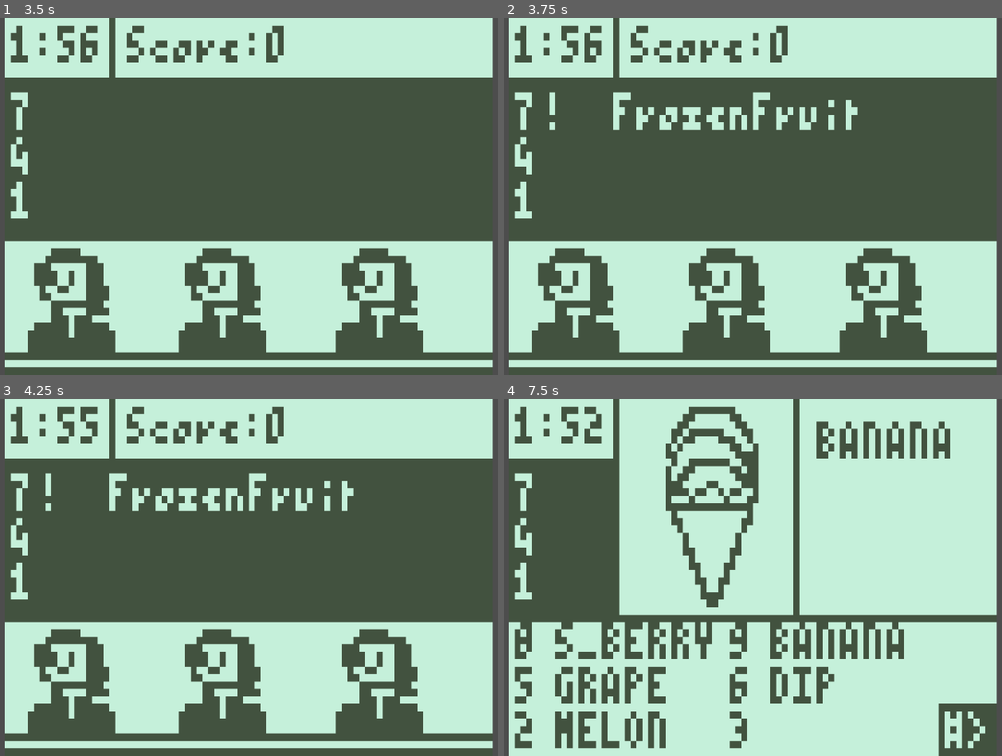
Above: before the commit, frames 1-4 (two rows, left to right).
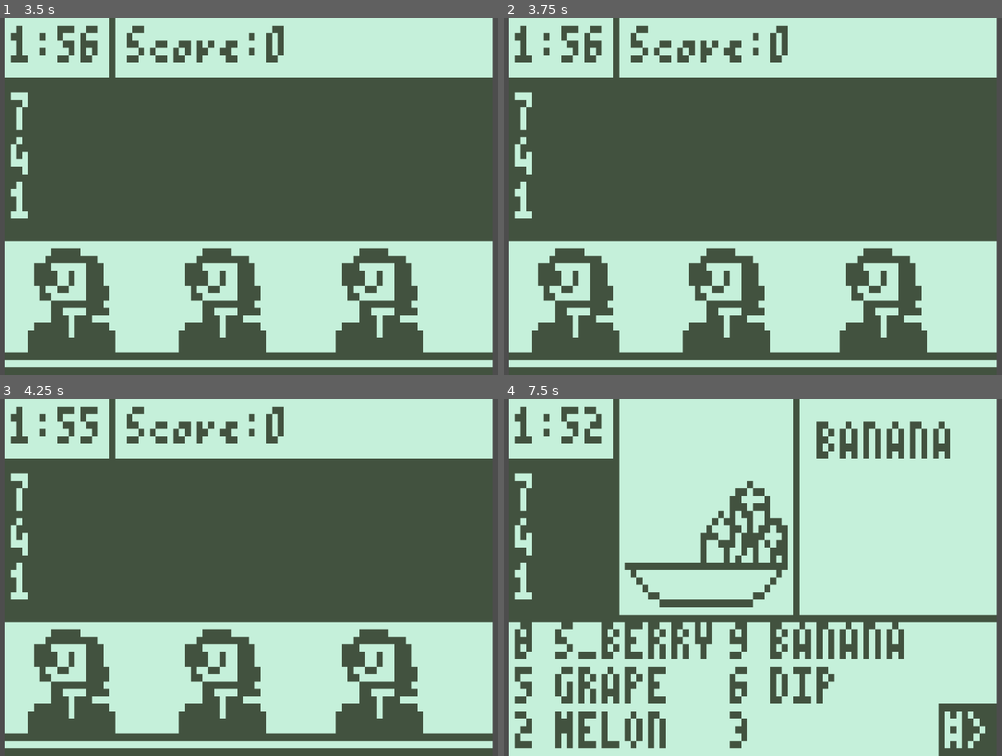
Above: after the commit, the same moments.

Repository: ErikHo61/NokiaJam2024
Game: Godot game, scene res://main.tscn
The game is run twice, just before and just after one commit, with the same random seed, the same clock (stepped at 60 frames per second) and the same inputs.
Inputs:
- Up to frame 1 (3.5 s): tap Enter at 0.5, 2.75 s; hold Keypad Enter (kp enter) 0.53-1.28 s; tap Keypad 0 (kp 0) at 1.35 s; tap Keypad Enter (kp enter) at 1.55, 3.05 s; tap Space at 2 s; hold Keypad Enter (kp enter) 2.03-2.78 s; tap Keypad 1 (kp 1) at 2.1 s; tap Keypad 2 (kp 2) at 2.85 s
- Up to frame 2 (3.75 s): tap Space at 3.5 s; hold Keypad Enter (kp enter) from 3.53 s (still down); tap Keypad 3 (kp 3) at 3.6 s
- Up to frame 3 (4.25 s): keep holding Keypad Enter (kp enter)
- Up to frame 4 (7.5 s): release Keypad Enter (kp enter) at 4.28 s; tap Keypad 4 (kp 4) at 4.35 s; tap Keypad Enter (kp enter) at 4.55, 6.05 s; tap Enter at 5 s; hold Keypad Enter (kp enter) 5.03-5.78 s; tap Keypad 5 (kp 5) at 5.1 s; tap Space at 5.75 s; tap Keypad 6 (kp 6) at 5.85 s; hold Keypad Enter (kp enter) 6.53-7.28 s; tap Keypad 7 (kp 7) at 6.6 s; tap Keypad 8 (kp 8) at 7.35 s

Frame 1 is identical in both runs. In frame 2, 1.8% of the frame differs, in the area x 9-72%, y 20-32%; in frame 3, 1.8%; in frame 4, 6.0%, in the area x 24-57%, y 2-59%.

Commit message:
Added Sprite updates

Diff:
--- /dev/null
+++ b/assets/GDResources/FoodSpriteFrames.tres
@@ -0,0 +1,97 @@
+[gd_resource type="SpriteFrames" load_steps=19 format=3 uid="uid://cqmhrrd462lk5"]
+
+[ext_resource type="Texture2D" uid="uid://ckxb3yqwapvrr" path="res://assets/Sprites/Cake1.png" id="1_8vd87"]
+[ext_resource type="Texture2D" uid="uid://uti2uynj5xqi" path="res://assets/Sprites/Cake2.png" id="2_t7qlt"]
+[ext_resource type="Texture2D" uid="uid://cmky8mh85kxw6" path="res://assets/Sprites/Cake3.png" id="3_cy4d5"]
+[ext_resource type="Texture2D" uid="uid://4cclmqk7xk8r" path="res://assets/Sprites/Cake4.png" id="4_jxeuc"]
+[ext_resource type="Texture2D" uid="uid://cbcyc0hhjcuhb" path="res://assets/Sprites/Cake5.png" id="5_fllgw"]
+[ext_resource type="Texture2D" uid="uid://1qcbp2tx2ukt" path="res://assets/Sprites/Cake6.png" id="6_kj1em"]
+[ext_resource type="Texture2D" uid="uid://cb6wm4a1obtir" path="res://assets/Sprites/FrozenFruit1.png" id="7_5dcts"]
+[ext_resource type="Texture2D" uid="uid://bo2ph3irxkhc6" path="res://assets/Sprites/FrozenFruit2.png" id="8_46751"]
+[ext_resource type="Texture2D" uid="uid://c2meprrngk386" path="res://assets/Sprites/FrozenFruit3.png" id="9_otgxk"]
+[ext_resource type="Texture2D" uid="uid://sqeakqbfptee" path="res://assets/Sprites/FrozenFruit4.png" id="10_ut4ko"]
+[ext_resource type="Texture2D" uid="uid://d1n42heolg6hr" path="res://assets/Sprites/Empty.png" id="11_aiy6a"]
+[ext_resource type="Texture2D" uid="uid://dreht14bxr6lj" path="res://assets/Sprites/IceCream1.png" id="12_k0sat"]
+[ext_resource type="Texture2D" uid="uid://lckwytlr3xbm" path="res://assets/Sprites/IceCream2.png" id="13_wux2i"]
+[ext_resource type="Texture2D" uid="uid://bj28x8jfpwqat" path="res://assets/Sprites/IceCream3.png" id="14_dscjd"]
+[ext_resource type="Texture2D" uid="uid://cah2jl8dyfh5j" path="res://assets/Sprites/IceCream4.png" id="15_46omc"]
+[ext_resource type="Texture2D" uid="uid://dti77c0wtyq4j" path="res://assets/Sprites/Popsicle1.png" id="16_ebkmj"]
+[ext_resource type="Texture2D" uid="uid://bvdg1jtrns7t7" path="res://assets/Sprites/Popsicle5.png" id="17_xciqe"]
+[ext_resource type="Texture2D" uid="uid://cq4265rkrjeu4" path="res://assets/Sprites/Popsicle6.png" id="18_glstb"]
+
+[resource]
+animations = [{
+"frames": [{
+"duration": 1.0,
+"texture": ExtResource("1_8vd87")
+}, {
+"duration": 1.0,
+"texture": ExtResource("2_t7qlt")
+}, {
+"duration": 1.0,
+"texture": ExtResource("3_cy4d5")
+}, {
+"duration": 1.0,
+"texture": ExtResource("4_jxeuc")
+}, {
+"duration": 1.0,
+"texture": ExtResource("5_fllgw")
+}, {
+"duration": 1.0,
+"texture": ExtResource("6_kj1em")
+}],
+"loop": true,
+"name": &"Cake",
+"speed": 5.0
+}, {
+"frames": [{
+"duration": 1.0,
+"texture": ExtResource("7_5dcts")
+}, {
+"duration": 1.0,
+"texture": ExtResource("8_46751")
+}, {
+"duration": 1.0,
+"texture": ExtResource("9_otgxk")
+}, {
+"duration": 1.0,
+"texture": ExtResource("10_ut4ko")
+}],
+"loop": true,
+"name": &"FrozenFruit",
+"speed": 5.0
+}, {
+"frames": [{
+"duration": 1.0,
+"texture": ExtResource("11_aiy6a")
+}, {
+"duration": 1.0,
+"texture": ExtResource("12_k0sat")
+}, {
+"duration": 1.0,
+"texture": ExtResource("13_wux2i")
+}, {
+"duration": 1.0,
+"texture": ExtResource("14_dscjd")
+}, {
+"duration": 1.0,
+"texture": ExtResource("15_46omc")
+}],
+"loop": true,
+"name": &"IceCreamScoop",
+"speed": 5.0
+}, {
+"frames": [{
+"duration": 1.0,
+"texture": ExtResource("16_ebkmj")
+}, {
+"duration": 1.0,
+"texture": ExtResource("17_xciqe")
+}, {
+"duration": 1.0,
+"texture": ExtResource("18_glstb")
+}],
+"loop": true,
+"name": &"Popsicle",
+"speed": 5.0
+}]
--- a/assets/Scripts/Game.gd
+++ b/assets/Scripts/Game.gd
@@ -18,13 +18,13 @@
 var CurMinigameTimer4: Timer
 var CurMinigameTimer1: Timer
 
-var TimerDifficulty = 12
+var TimerDifficulty = 16
 
 var score = 0
 
 # Called when the node enters the scene tree for the first time.
 func _ready():
-	#load("res://assets/sfx/ring1.wav")
+	#$AudioPlayer.stream = load("res://assets/sfx/ring1.wav")
 	preload_minigames()
 	input = get_node("Input")
 	connect_input()
@@ -72,11 +72,7 @@
 			$Minigames/MinigameSelection1/TimerLabel.text = "!"
 			$Minigames/MinigameSelection1/Timer.wait_time = TimerDifficulty
 			CurMinigameTimer1.start()
-			#if($AudioPlayer.is_playing()):
-			#$AudioPlayer.stop()
-			#print("thing")
-			#$AudioPlayer.stream = load("res://assets/sfx/ring1.wav")
-			#$AudioPlayer.play()
+
 		randomize_next_minigame_time()
 
 	if (!CurMinigameTimer7.is_stopped()):
@@ -128,7 +124,7 @@
 
 func randomize_next_minigame_time():
 	last_recorded_time = timer.time_left
-	time_to_wait = randf_range(3,5)
+	time_to_wait = randf_range(5, 8)
 
 func _on_timer_timeout():
 	game_over()
@@ -159,17 +155,16 @@
 	match num:
 		0:
 			output = load("res://assets/GDResources/Minigames/IceCreamScoop.tres")
-			#$FoodSprite.set_animation("IceCream")
 		1:
 			output = load("res://assets/GDResources/Minigames/Cake.tres")
-			#$FoodSprite.set_animation("Cake")
 		2:
 			output = load("res://assets/GDResources/Minigames/Popsicle.tres")
-			#$FoodSprite.set_animation("Popsicle")
 		3:
 			output = load("res://assets/GDResources/Minigames/FrozenFruit.tres")
-			#$FoodSprite.set_animation("FrozenFruit")
-
+	if($AudioPlayer.is_playing()):
+			$AudioPlayer.stop()
+	$AudioPlayer.stream = load("res://assets/sfx/blip2.wav")
+	$AudioPlayer.play()
 	return output
 
 func _on_input_received(keycode):
@@ -178,16 +173,19 @@
 	match keycode:
 		"7":
 			if($Minigames/MinigameSelection7/Input.text != ""):
+				$OrderScreen/FoodSprite.set_animation($Minigames/MinigameSelection7/Input.text)
 				CurMinigame.CurMinigameAttribute = CurMinigameHolder7
 				CurMinigame.activate_minigame()
 				select_minigame7()
 		"4":
 			if($Minigames/MinigameSelection4/Input.text != ""):
+				$OrderScreen/FoodSprite.set_animation($Minigames/MinigameSelection4/Input.text)
 				CurMinigame.CurMinigameAttribute = CurMinigameHolder4
 				CurMinigame.activate_minigame()
 				select_minigame4()
 		"1":
 			if($Minigames/MinigameSelection1/Input.text != ""):
+				$OrderScreen/FoodSprite.set_animation($Minigames/MinigameSelection1/Input.text)
 				CurMinigame.CurMinigameAttribute = CurMinigameHolder1
 				CurMinigame.activate_minigame()
 				select_minigame1()
--- a/assets/Scripts/Minigame.gd
+++ b/assets/Scripts/Minigame.gd
@@ -32,7 +32,9 @@
 		return
 	if(has_node("BottomPanel/HBoxContainer"+keycode)):
 		add_ingredient(get_node("BottomPanel/HBoxContainer"+keycode+"/Input").text, keycode)
-		#play_random_blip()
+		if($FoodSprite.get_frame() < $FoodSprite.get_sprite_frames().get_frame_count($FoodSprite.animation)-1):
+			$FoodSprite.set_frame($FoodSprite.get_frame() + 1)
+		play_random_blip()
 		return
 	match keycode:
 		"#":
@@ -88,7 +90,7 @@
 	$Instructions.text = ""
 
 func play_random_blip():
-	var audioplayer := $"../AudioPlayer" as AudioStreamPlayer2D
+	var audioplayer := $"../AudioPlayer" as AudioStreamPlayer
 	if(audioplayer.is_playing()):
 		audioplayer.stop()
 
@@ -96,7 +98,7 @@
 	audioplayer.play()
 
 func play_result_sfx(score, targetScore):
-	var audioplayer := $"../AudioPlayer" as AudioStreamPlayer2D
+	var audioplayer := $"../AudioPlayer" as AudioStreamPlayer
 	if(audioplayer.is_playing()):
 		audioplayer.stop()
 	if(score < targetScore):
--- a/scene/DinerScreen.tscn
+++ b/scene/DinerScreen.tscn
@@ -228,6 +228,8 @@
 [node name="GameOver" parent="." instance=ExtResource("6_jjhdt")]
 visible = false
 
+[node name="AudioPlayer" type="AudioStreamPlayer" parent="."]
+
 [connection signal="timeout" from="Minigames/MinigameSelection7/Timer" to="." method="_on_timer7_timeout"]
 [connection signal="timeout" from="Minigames/MinigameSelection4/Timer" to="." method="_on_timer4_timeout"]
 [connection signal="timeout" from="Minigames/MinigameSelection1/Timer" to="." method="_on_timer1_timeout"]
--- a/scene/OrderScreen.tscn
+++ b/scene/OrderScreen.tscn
@@ -1,8 +1,9 @@
-[gd_scene load_steps=4 format=3 uid="uid://dcoudhyv37usn"]
+[gd_scene load_steps=5 format=3 uid="uid://dcoudhyv37usn"]
 
 [ext_resource type="FontFile" uid="uid://cxeg4c7rwp2y3" path="res://assets/fonts/lowrez/lowrez.png" id="1_b1rls"]
 [ext_resource type="Script" path="res://assets/Scripts/Minigame.gd" id="1_cic5e"]
 [ext_resource type="Texture2D" uid="uid://cah2jl8dyfh5j" path="res://assets/Sprites/IceCream4.png" id="2_wkx0y"]
+[ext_resource type="SpriteFrames" uid="uid://cqmhrrd462lk5" path="res://assets/GDResources/FoodSpriteFrames.tres" id="4_02wd3"]
 
 [node name="OrderScreen" type="Node2D"]
 script = ExtResource("1_cic5e")
@@ -195,6 +196,7 @@
 fit_content = true
 
 [node name="Food" type="Sprite2D" parent="."]
+visible = false
 position = Vector2(34, 14)
 texture = ExtResource("2_wkx0y")
 
@@ -343,3 +345,8 @@
 theme_override_fonts/normal_font = ExtResource("1_b1rls")
 text = "#>"
 autowrap_mode = 0
+
+[node name="FoodSprite" type="AnimatedSprite2D" parent="."]
+position = Vector2(34, 14)
+sprite_frames = ExtResource("4_02wd3")
+animation = &"Popsicle"
Binary file added: assets/Sprites/Empty.png
Not shown, added: assets/Sprites/Empty.png.import
Not shown: 1 places in scene/GameOver.tscn that only renumber resources
Not shown: 1 places in scene/TitleScreen.tscn that only renumber resources
